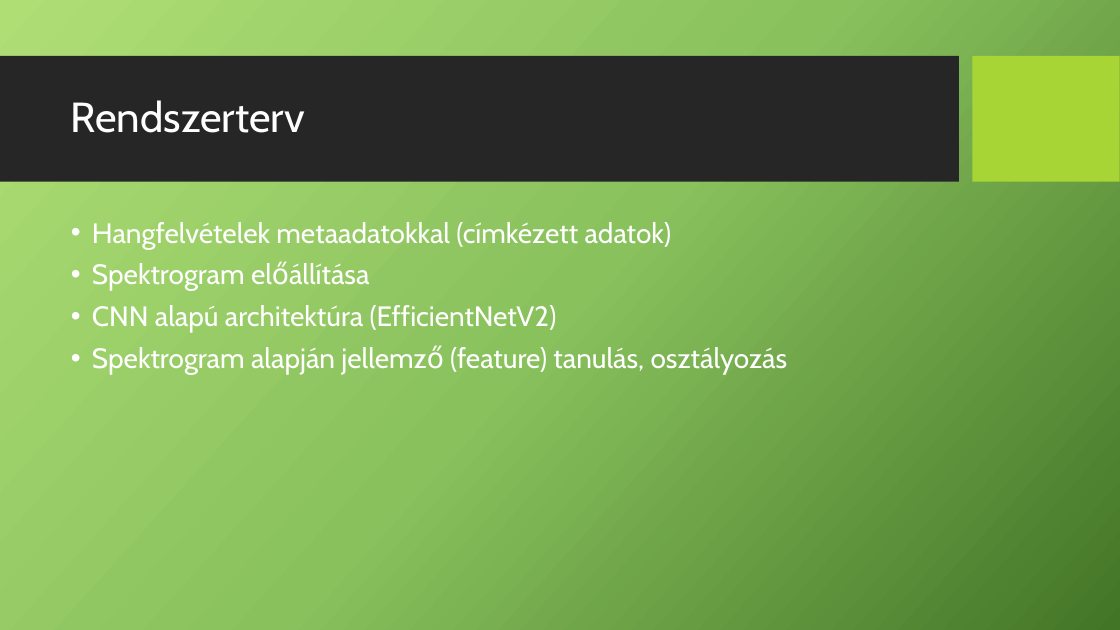
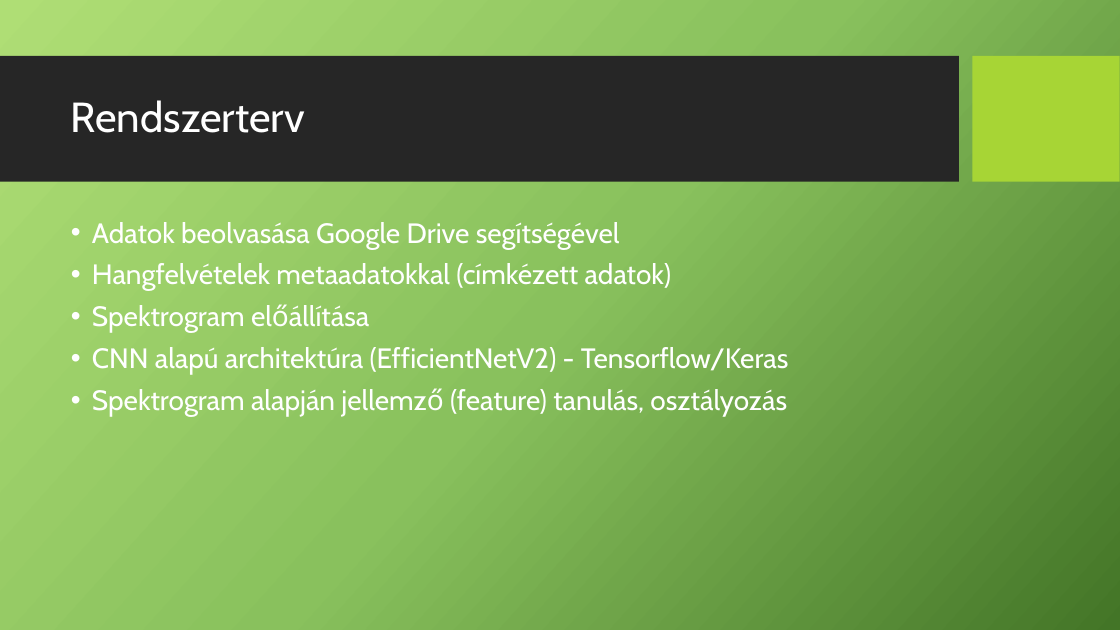
Before and after one commit to nagocs/birdclef-challenge, a slide deck: slide 4 of docs/AMV.pptx. Drawn at 1120x630 pixels with LibreOffice and Linux fonts; fonts in the diff are those of the drawing; background and template pictures are left out. Boxes give left, top, right and bottom in pixels: in the first picture for what was removed or moved away, otherwise in the second. Text is boxed around its words. In the diff, an @@ line names an element or a change of style, - is before the commit and + after.

```diff
--- a/docs/AMV.pptx
+++ b/docs/AMV.pptx
@@ text at (92,222,620,249): paragraph added @@
+• Adatok beolvasása Google Drive segítségével
@@ text at (92,347,788,375): text changed @@
-• CNN alapú architektúra (EfficientNetV2)
+• CNN alapú architektúra (EfficientNetV2) - Tensorflow/Keras
```
Also in this commit, not shown: 3 other slides changed.
